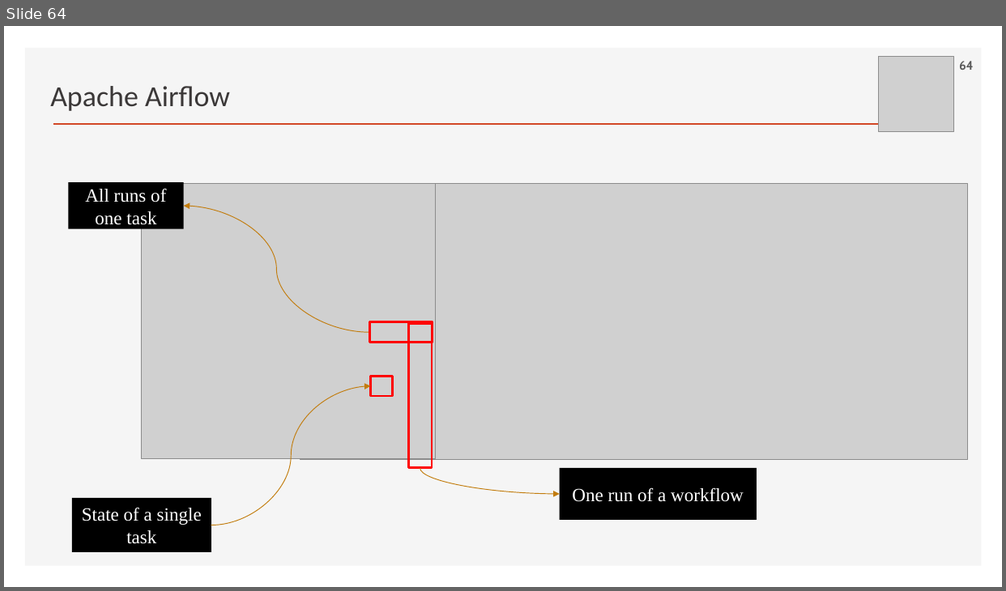
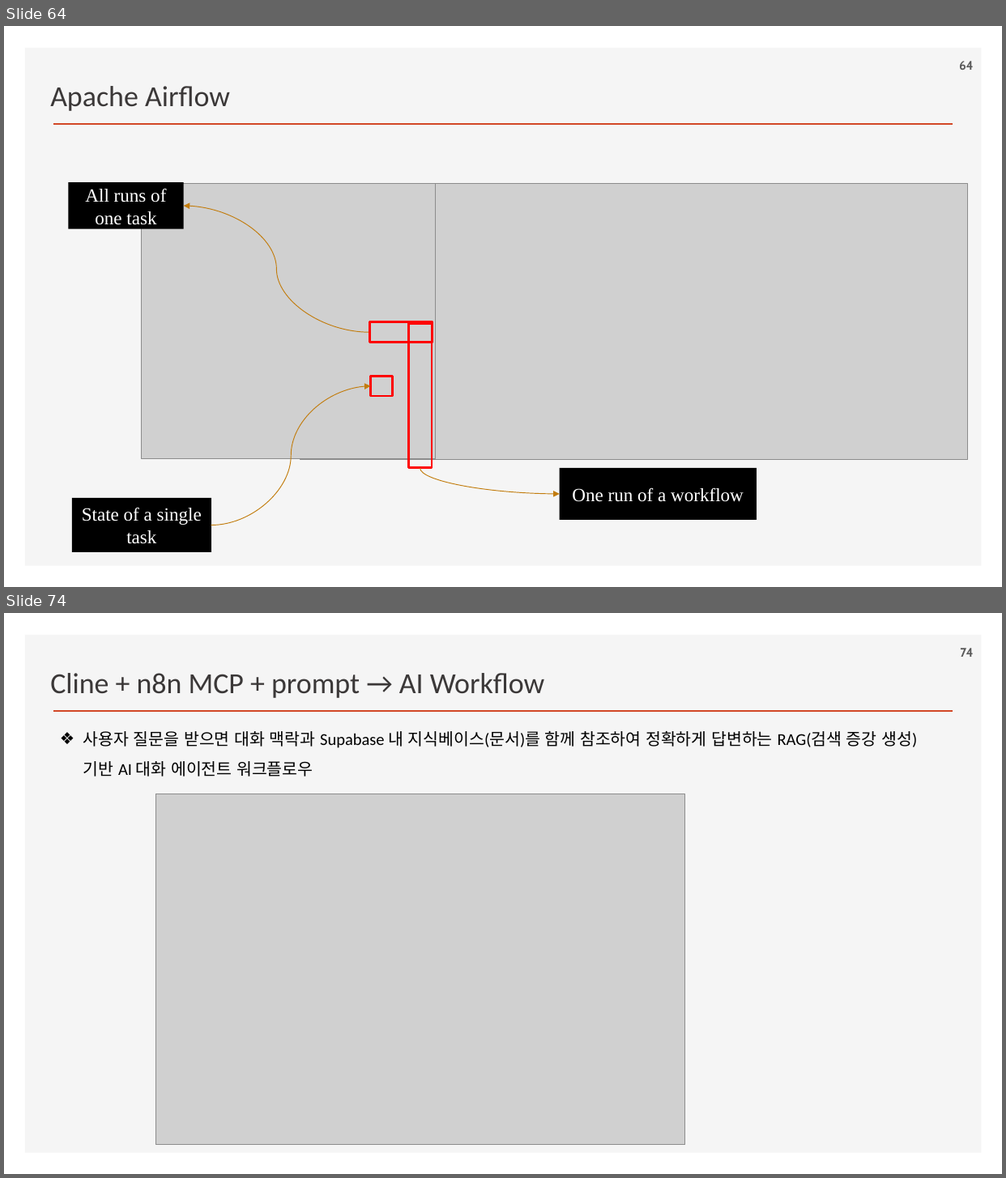
Before and after one commit to ancestor9/2026_Fall_Application-Deployment, a slide deck: App Deployment.pptx. Shown one above the other, each under a label of ours: slide 64 before the commit, slides 64 and 74 after it; the slides between them are not shown. The pictures are 1006x591 and 1006x1178 pixels, drawn with LibreOffice and Linux fonts; fonts in the diff are those of the drawing; grey boxes stand for pictures; background and template pictures are left out. Boxes give left, top, right and bottom in pixels: in the first picture for what was removed or moved away, otherwise in the second. Text is boxed around its words. In the diff, an @@ line names an element or a change of style, - is before the commit and + after.

```diff
--- a/App Deployment.pptx
+++ b/App Deployment.pptx
@@ slide 74 added at [4, 613, 1002, 1174], background #FFFFFF; not listed: 2 template elements that a slide beside it also shows @@
@@ page number added at [960, 648, 973, 657], 12 pt, text #595959, bold @@
+74
@@ text added at [50, 673, 545, 698], 28 pt, text #3B3838 @@
+Cline + n8n MCP + prompt → AI Workflow
@@ text added at [83, 731, 917, 777], 16 pt, text #000000 @@
+❖ 사용자 질문을 받으면 대화 맥락과 Supabase 내 지식베이스(문서)를 함께 참조하여 정확하게 답변하는 RAG(검색 증강 생성) 기반 AI 대화 에이전트 워크플로우
@@ picture added at [156, 794, 685, 1144] @@
@@ slide 64 changed as well @@
@@ picture removed at [879, 57, 954, 131] @@
```
Also in this commit, not shown: 3 other slides changed, 9 other slides added.
